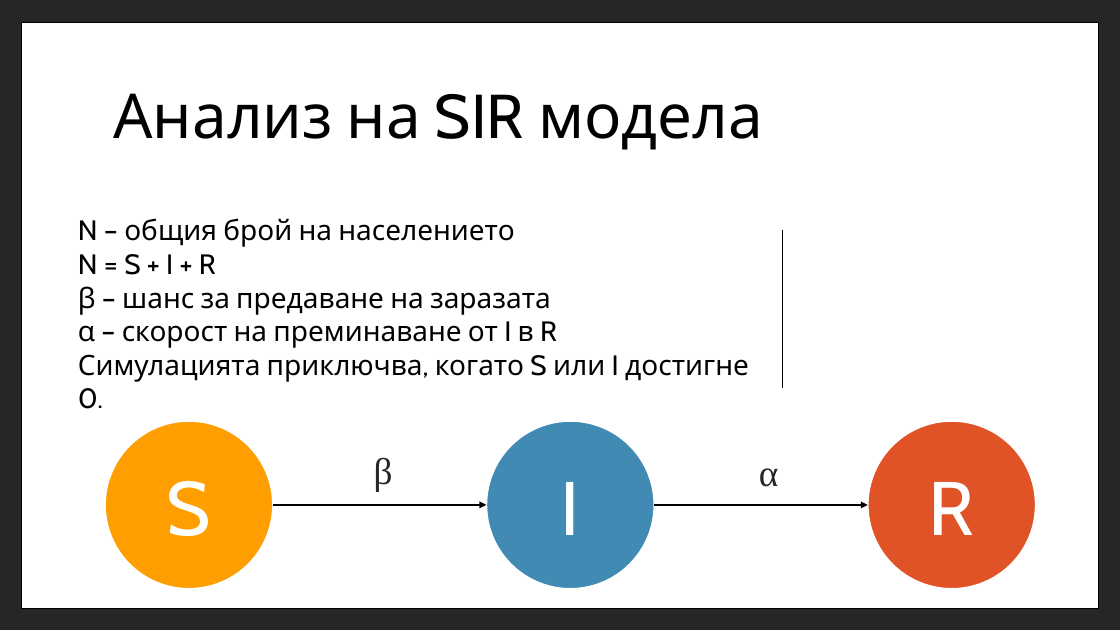
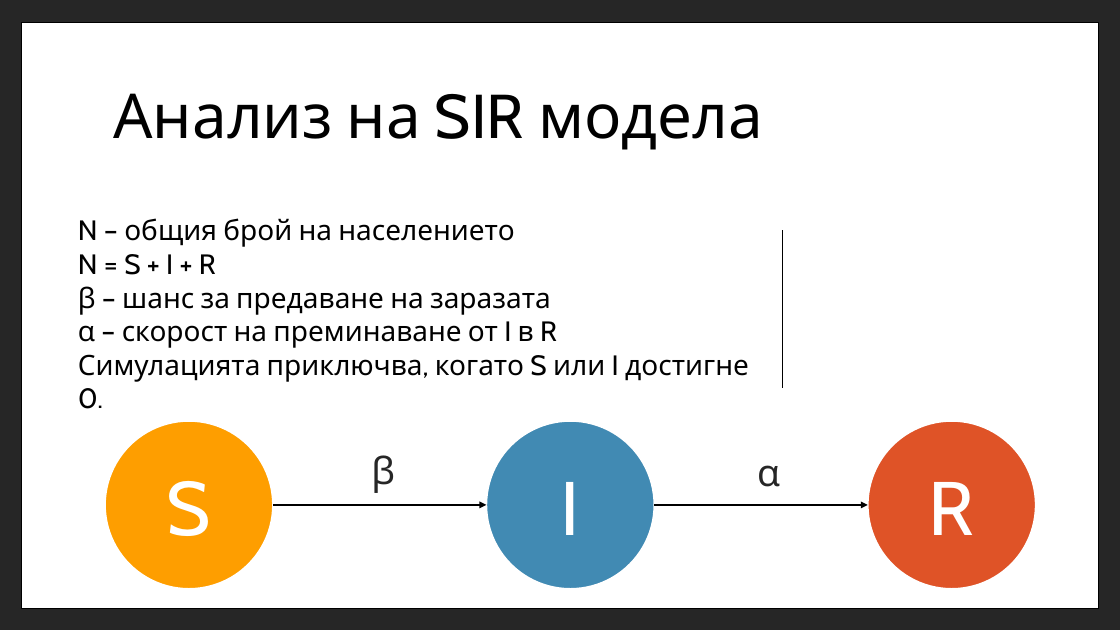
Before and after one commit to mnitchev/MathematicalModelling, a slide deck: slide 5 of media/MathematicalModelingOfEpidemology2.pptx. Drawn at 1120x630 pixels with LibreOffice and Linux fonts; fonts in the diff are those of the drawing; grey boxes stand for pictures. Boxes give left, top, right and bottom in pixels: in the first picture for what was removed or moved away, otherwise in the second. Text is boxed around its words. In the diff, an @@ line names an element or a change of style, - is before the commit and + after.

Commit message:
Fixed second presentation fonts. Changed word.

```diff
--- a/media/MathematicalModelingOfEpidemology2.pptx
+++ b/media/MathematicalModelingOfEpidemology2.pptx
@@ text "β" at (x1=371, y1=455, x2=395, y2=493): font Times New Roman to Cabin @@
@@ text "α" at (x1=757, y1=465, x2=780, y2=487): font Times New Roman to Cabin @@
```
Also in this commit, not shown: 4 other slides changed.
